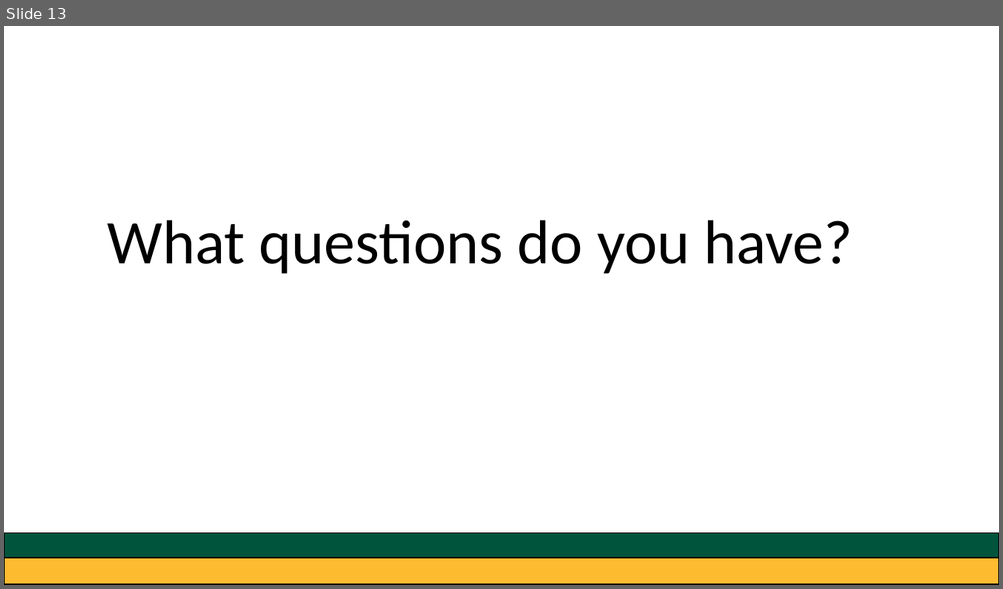
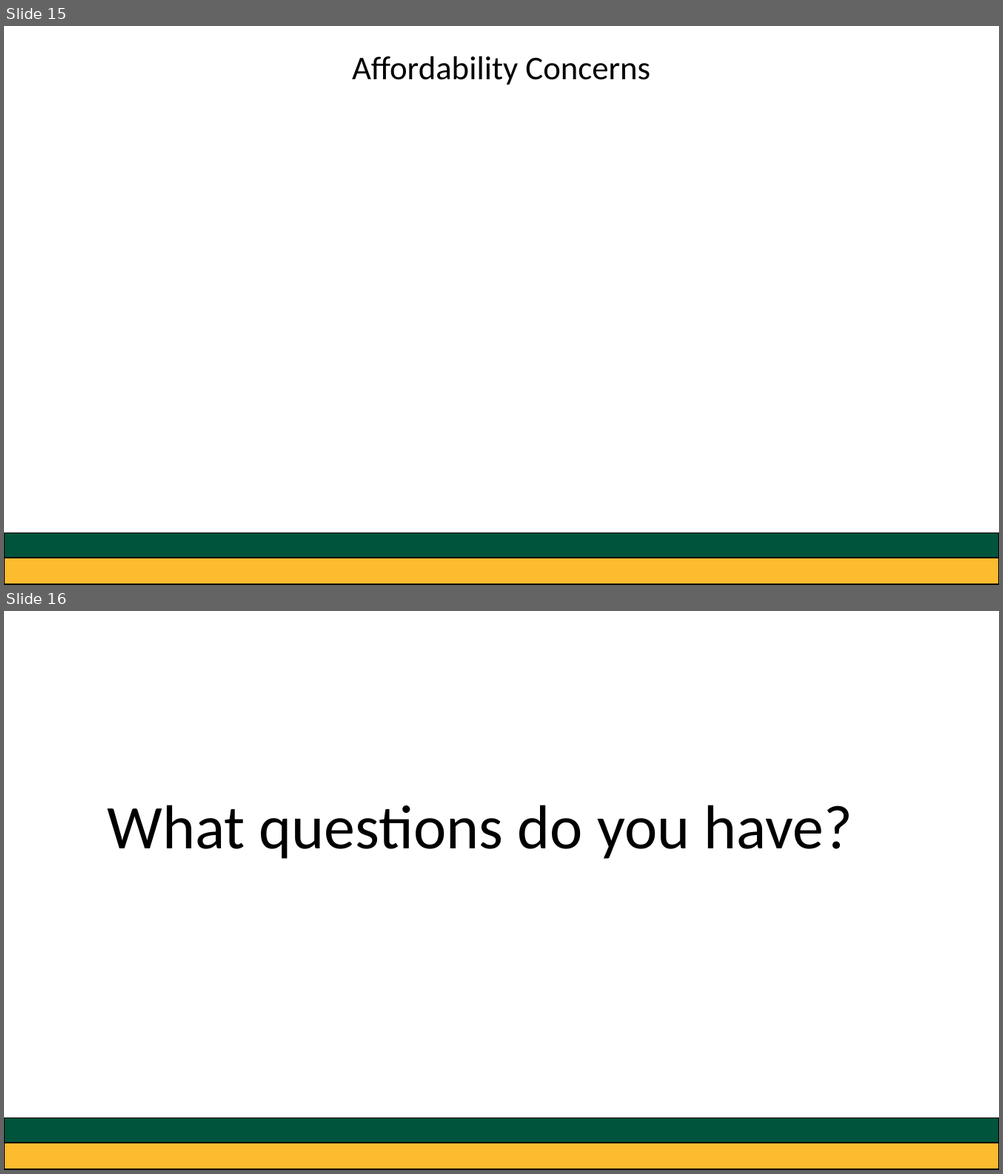
Before and after one commit to greg-dubrow/USF-talk-February-2020, a slide deck: usf_presentation_0220_gdubrow.pptx. Shown one above the other, each under a label of ours: slide 13 before the commit, slides 15 and 16 after it. The pictures are 1003x589 and 1003x1174 pixels, drawn with LibreOffice and Linux fonts; fonts in the diff are those of the drawing. Boxes give left, top, right and bottom in pixels: in the first picture for what was removed or moved away, otherwise in the second. Text is boxed around its words. In the diff, an @@ line names an element or a change of style, - is before the commit and + after.

```diff
--- a/usf_presentation_0220_gdubrow.pptx
+++ b/usf_presentation_0220_gdubrow.pptx
@@ slide 15 added at bbox=[4, 26, 999, 585], background #FFFFFF @@
@@ text added at bbox=[352, 56, 650, 85], 32 pt, text #000000 @@
+Affordability Concerns
@@ rectangle added at bbox=[4, 534, 999, 558], fill #00543C, outline #000000 1 pt @@
@@ rectangle added at bbox=[4, 551, 999, 585], fill #FDBB30, outline #000000 1 pt @@
@@ what was slide 13 is now slide 16 @@
```
Also in this commit, not shown: 1 slide changed, 4 other slides added, 2 slides removed, 6 other files.
